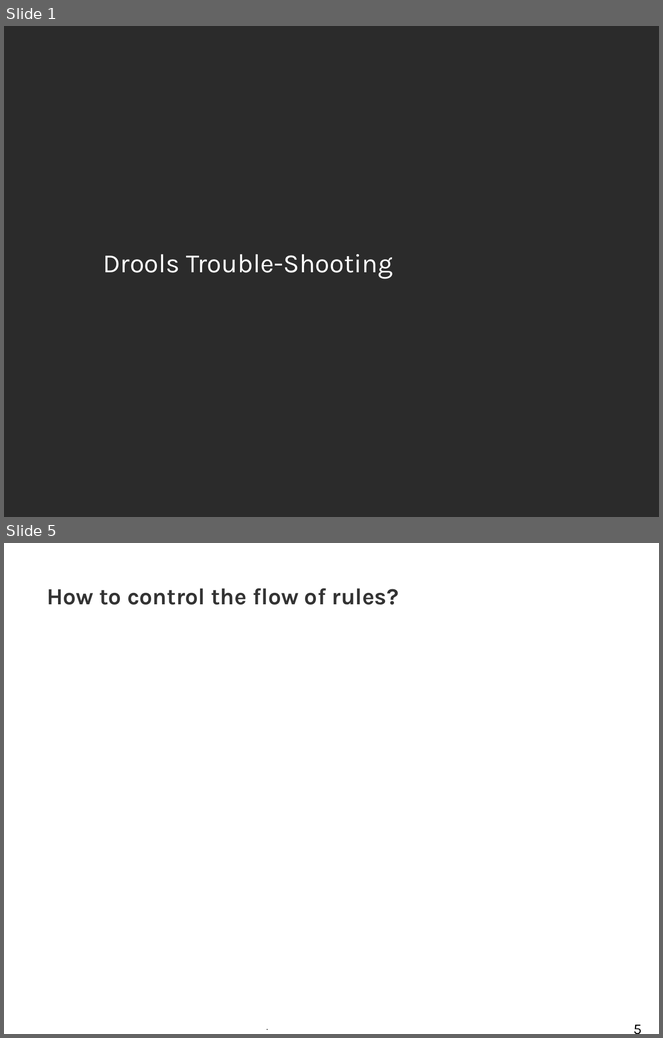
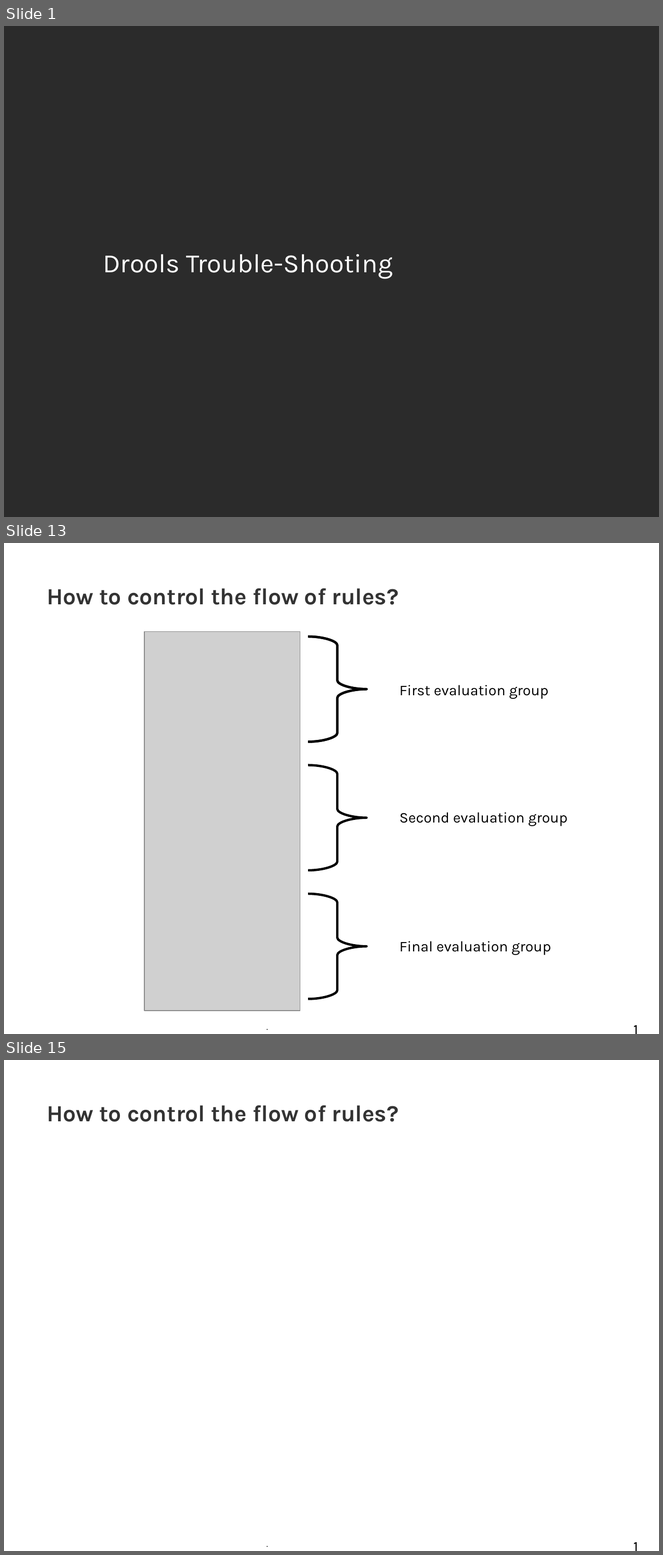
Before and after one commit to tkobayas/kie-live, a slide deck: 2021_Drools_trouble_shooting.odp. Shown one above the other, each under a label of ours: slides 1 and 5 before the commit, slides 1, 13 and 15 after it; the slides between them are not shown. The pictures are 663x1038 and 663x1555 pixels, drawn with LibreOffice and Linux fonts; fonts in the diff are those of the drawing; grey boxes stand for pictures; background and template pictures are left out; a plain dark background stands for a picture behind light text. Boxes give left, top, right and bottom in pixels: in the first picture for what was removed or moved away, otherwise in the second. Text is boxed around its words. In the diff, an @@ line names an element or a change of style, - is before the commit and + after.

```diff
--- a/2021_Drools_trouble_shooting.odp
+++ b/2021_Drools_trouble_shooting.odp
@@ slide 13 added at box(4, 543, 659, 1034), background #FFFFFF; not listed: 2 template elements that a slide beside it also shows @@
@@ title added at box(47, 588, 399, 605), 28 pt, text #333333, bold @@
+How to control the flow of rules?
@@ picture added at box(144, 631, 300, 1011) @@
@@ freeform shape added at box(308, 637, 366, 742), outline #000000 2.83 pt @@
@@ freeform shape added at box(308, 637, 366, 742), outline #000000 2.83 pt @@
@@ text added at box(400, 685, 549, 699), 18 pt, text #000000 @@
+First evaluation group
@@ freeform shape added at box(308, 766, 366, 871), outline #000000 2.83 pt @@
@@ text added at box(400, 812, 568, 826), 18 pt, text #000000 @@
+Second evaluation group
@@ freeform shape added at box(308, 895, 366, 1000), outline #000000 2.83 pt @@
@@ text added at box(400, 941, 551, 955), 18 pt, text #000000 @@
+Final evaluation group
@@ what was slide 5 is now slide 15 @@
@@ page number at box(624, 1528, 652, 1551): text changed @@
-5
+15
```
Also in this commit, not shown: 5 slides changed, 10 other slides added, 1 slide removed, 8 other files.
